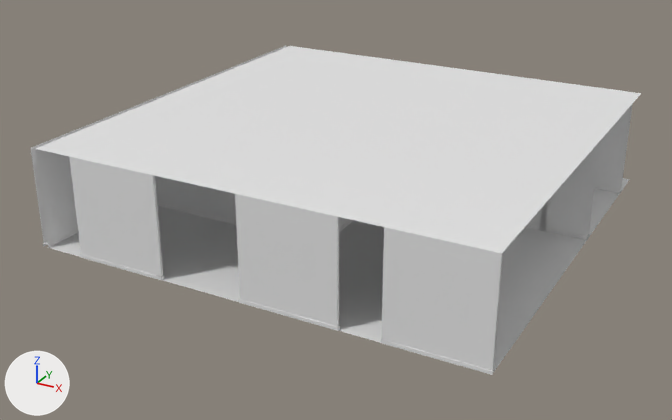
The glTF model public/assets/levels/level0/chunk_0_3.glb as it was, and as the next commit left it.
The view is the same before and after, from a 50 mm camera at (16.87, -63.33, 10.51) aimed at (5.56, -42.77, 0.22). The axes (+X, +Y, +Z) are drawn at lower left. The lights are the same throughout. The first picture is the older version. Vertices at exactly the same position are counted once.

The first picture shows 'chunk_0_3'.
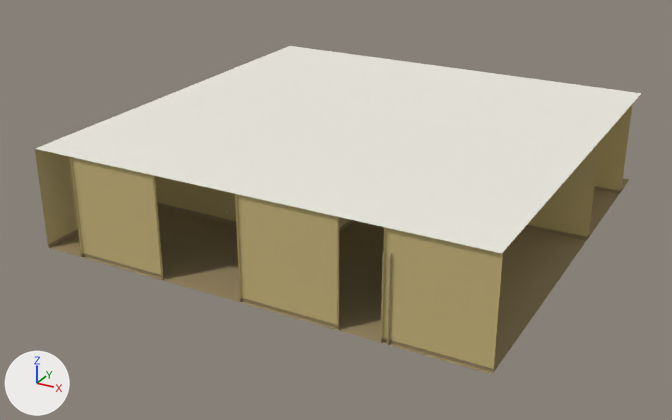
Boxes (x1, y1, x2, y2) around the edits, measured in the pictures (672 x 420 px):
'chunk_0_3', reshaped: before (31, 46, 641, 375); after (35, 46, 641, 374)
part 1 of me_mesh_0, cut back: before (31, 46, 634, 375); after (35, 46, 634, 372)
part 2 of me_mesh_0, recoloured: before (153, 175, 339, 327); after (69, 157, 384, 339)
part 3 of me_mesh_0, recoloured: before (157, 205, 236, 224); after (83, 205, 338, 328)
part 4 of me_mesh_0, recoloured (white to brown): (49, 178, 630, 373) in both

The change, as a list of edits to the scene's bpy script:
```text
Add mat_base:
    mat_base = principled_material('base')
    mat_base.base_color = (0.3, 0.23, 0.12)  # brown #958461
    mat_base.roughness = 0.9
Add mat_wall:
    mat_wall = principled_material('wall')
    mat_wall.base_color = (0.58, 0.47, 0.2)  # yellow #c8b67c
    mat_wall.roughness = 0.9
Add mat_frame:
    mat_frame = principled_material('frame')
    mat_frame.base_color = (0.4, 0.32, 0.2)  # beige #aa997c
    mat_frame.roughness = 0.9
Add mat_plastic:
    mat_plastic = principled_material('plastic')
    mat_plastic.base_color = (0.62, 0.58, 0.48)  # pale yellow #cec8b8
    mat_plastic.roughness = 0.9
Add mat_ceil:
    mat_ceil = principled_material('ceil')
    mat_ceil.base_color = (0.84, 0.82, 0.74)  # white #eceadf
    mat_ceil.roughness = 0.9
Add mat_floor:
    mat_floor = principled_material('floor')
    mat_floor.base_color = (0.34, 0.26, 0.13)  # brown #9e8b65
    mat_floor.roughness = 0.9
Change me_mesh_0:
    used by ob_chunk_0_3; location = (0.0, 0.0, 0.0)
    remove me_mesh_0.from_pydata(...)  # 333 vertices, 376 faces; spans x -0.15..12.01, y -48.01..-35.99, z 0.0..2.7
    add me_mesh_0.from_pydata(...)  # 888 vertices, 1090 faces; spans x 0.0..12.01, y -48.0..-36.0, z 0.0..2.7
    me_mesh_0 part 1: 13 vertices moved from x -0.08..10.73, y -44.48..-35.99, z 0.0..2.7 to x 0.0..10.87, y -44.48..-36.0, z 0.0..2.7; 136 vertices removed from x -0.15..12.01, y -48.01..-35.99, z 0.0..2.7; 691 vertices added at x 0.0..12.01, y -48.0..-36.0, z 0.0..2.7
    me_mesh_0 part 2: 23 faces spanning x 1.13..10.73, y -48.0..-36.0, z 0.09..2.7 switch from no material to mat_wall (yellow #c8b67c)
    me_mesh_0 part 3: 31 faces spanning x 0.01..9.68, y -47.92..-36.0, z 0.0..0.09 switch from no material to mat_base (brown #958461)
    me_mesh_0 part 4: 50 faces spanning x 0.0..12.0, y -48.0..-36.0, z 0.0 switch from no material to mat_floor (brown #9e8b65)
    add me_mesh_0.materials.append(mat_ceil)  # white #eceadf
    add me_mesh_0.materials.append(mat_plastic)  # pale yellow #cec8b8
    add me_mesh_0.materials.append(mat_frame)  # beige #aa997c
```
